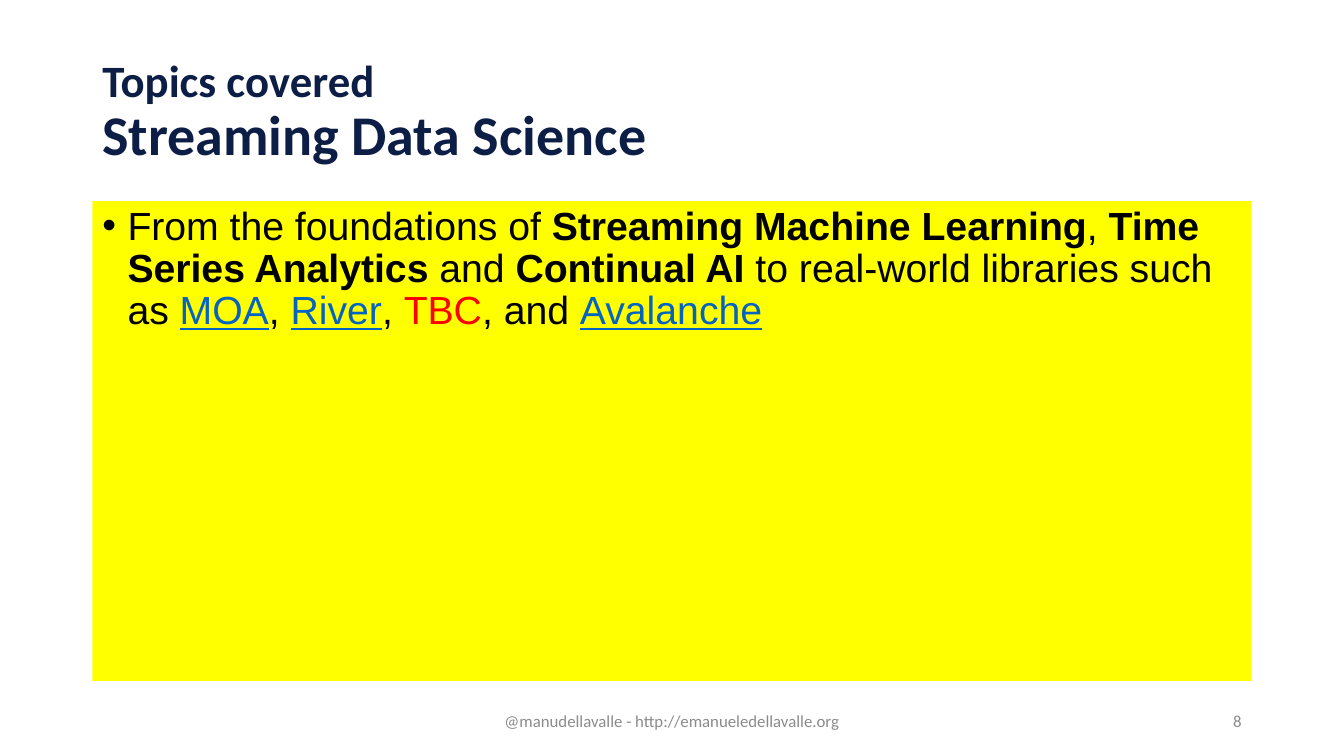
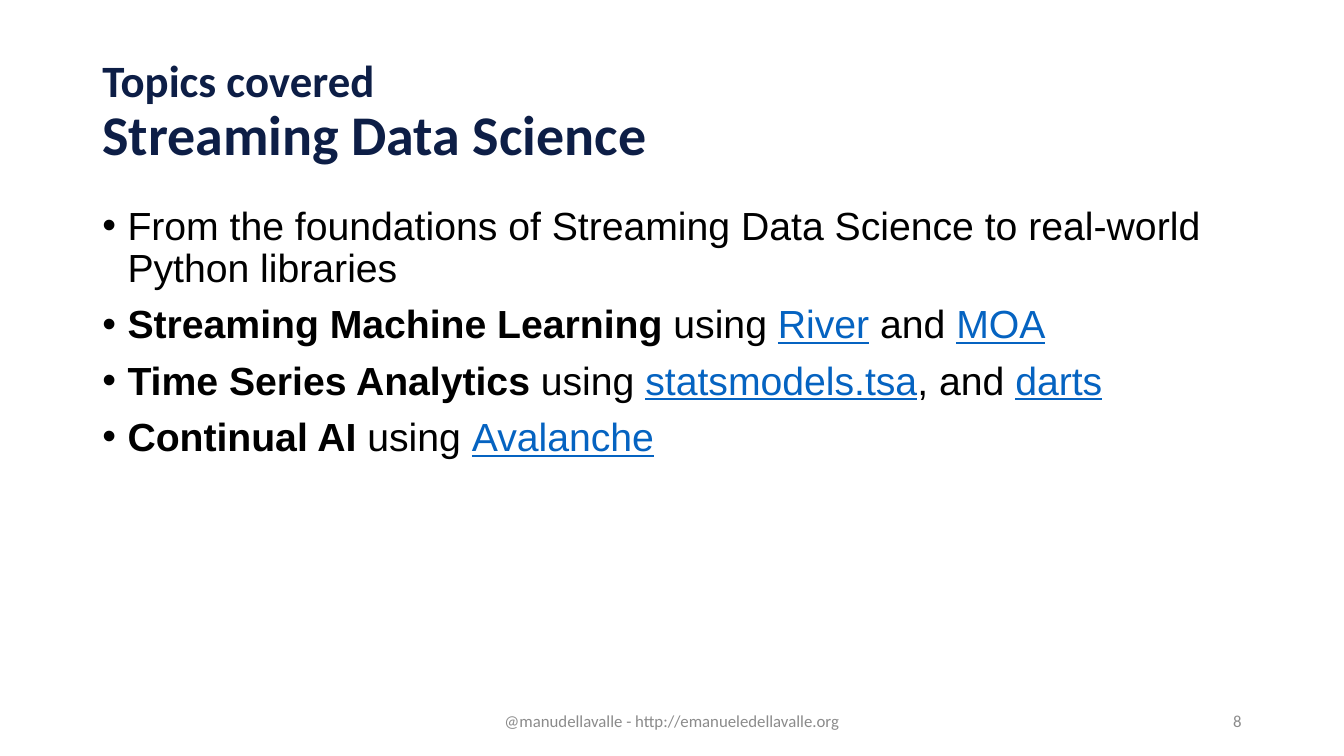
Before and after one commit to eugeniovaretti/streaming-data-analytics, a slide deck: slide 8 of lectures/00a_admin/00a_admin.pptx. Drawn at 1344x756 pixels with LibreOffice and Linux fonts; fonts in the diff are those of the drawing; background and template pictures are left out. Boxes give left, top, right and bottom in pixels: in the first picture for what was removed or moved away, otherwise in the second. Text is boxed around its words. In the diff, an @@ line names an element or a change of style, - is before the commit and + after.

```diff
--- a/lectures/00a_admin/00a_admin.pptx
+++ b/lectures/00a_admin/00a_admin.pptx
@@ text "From the foundations of Streaming ...": place and size @@
-text "From the foundations of Streaming ..." at <box>93,202,1252,682</box>
+text "From the foundations of Streaming ..." at <box>128,211,1200,459</box>
@@ text "From the foundations of Streaming ..." at <box>128,211,1200,459</box>: fill #FFFF00 to none @@
@@ text at <box>128,211,1200,459</box>: text changed @@
-• From the foundations of Streaming Machine Learning, Time Series Analytics and Continual AI to real-world libraries such as MOA, River, TBC, and Avalanche
+• From the foundations of Streaming Data Science to real-world Python libraries
+• Streaming Machine Learning using River and MOA
+• Time Series Analytics using statsmodels.tsa, and darts
+• Continual AI using Avalanche
```
Also in this commit, not shown: 4 other slides changed.
